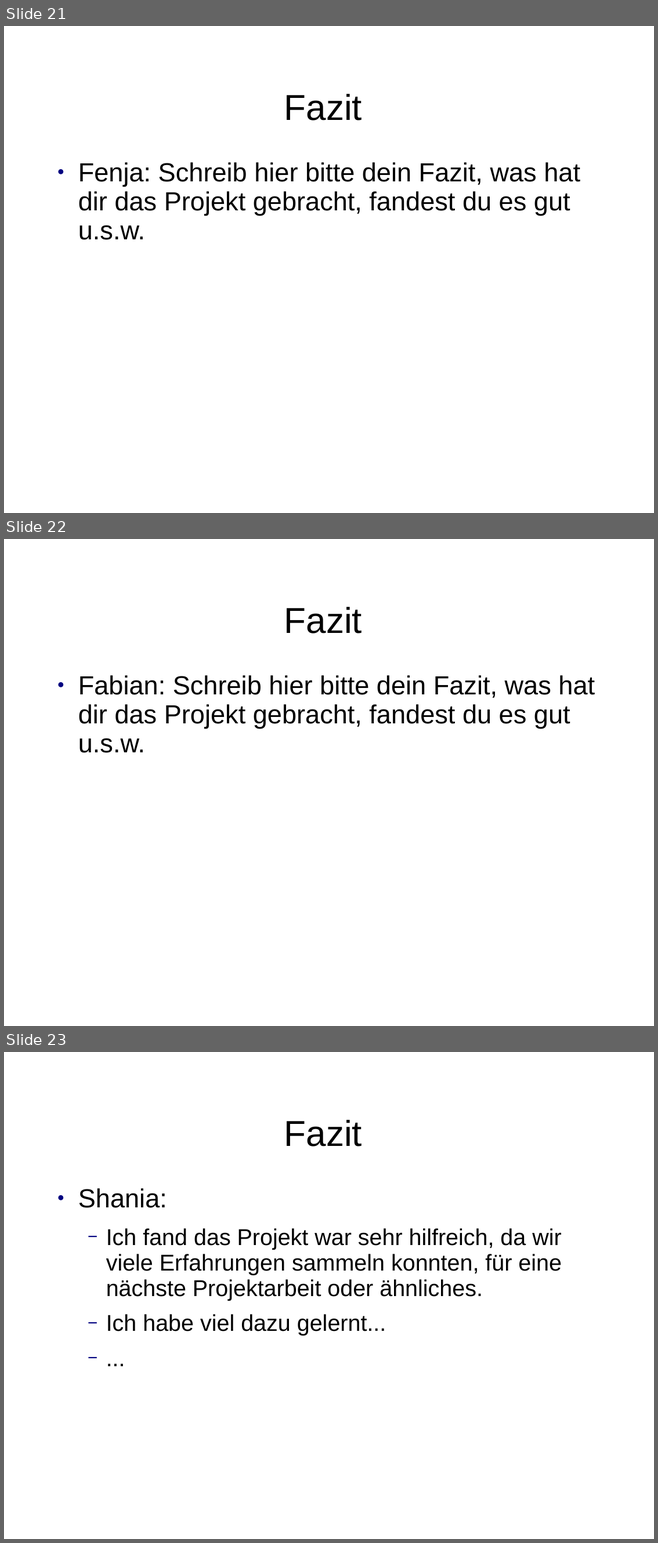
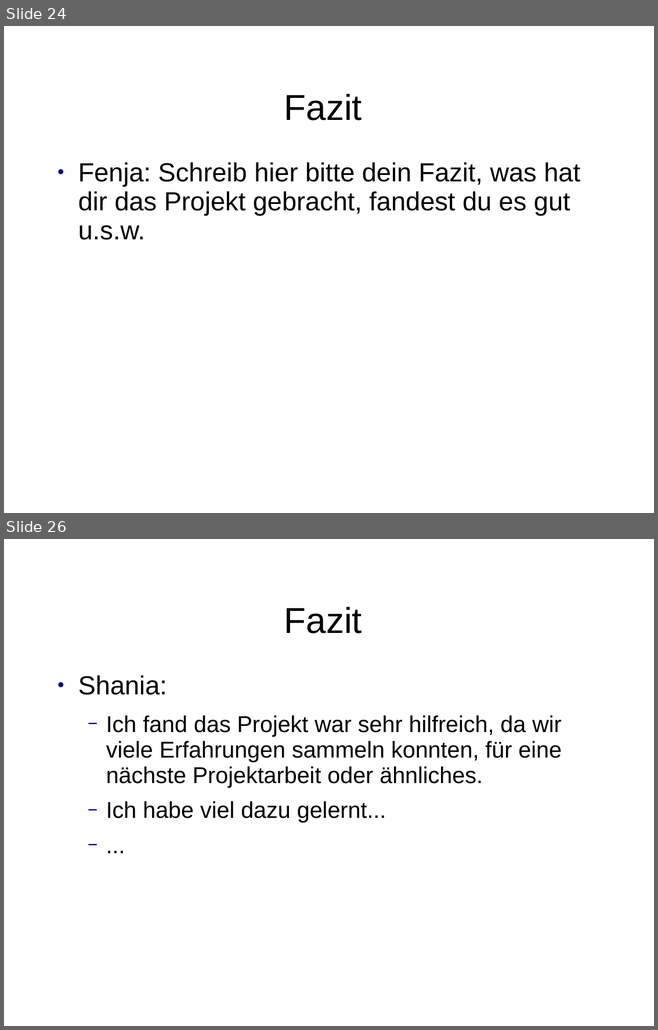
Before and after one commit to ShaniaAllhusen/Mittelstufenprojekt, a slide deck: Projekt-Präsentation.ppt. Shown one above the other, each under a label of ours: slides 21, 22 and 23 before the commit, slides 24 and 26 after it; the slides between them are not shown. The pictures are 658x1543 and 658x1030 pixels, drawn with LibreOffice and Linux fonts; fonts in the diff are those of the drawing. Boxes give left, top, right and bottom in pixels: in the first picture for what was removed or moved away, otherwise in the second. Text is boxed around its words. In the diff, an @@ line names an element or a change of style, - is before the commit and + after.

Commit message:
Aktualisierung Projekt-Präsentation

```diff
--- a/Projekt-Präsentation.ppt
+++ b/Projekt-Präsentation.ppt
@@ slide 22 removed at (x1=4, y1=539, x2=654, y2=1026), background #FFFFFF @@
@@ title removed at (x1=284, y1=607, x2=362, y2=634) @@
-Fazit
@@ text removed at (x1=78, y1=675, x2=594, y2=753) @@
-● Fabian: Schreib hier bitte dein Fazit, was hat dir das Projekt gebracht, fandest du es gut u.s.w.
@@ what was slide 21 is now slide 24 @@
@@ what was slide 23 is now slide 26 @@
```
Also in this commit, not shown: 3 slides changed, 6 slides added, 2 other slides removed.
